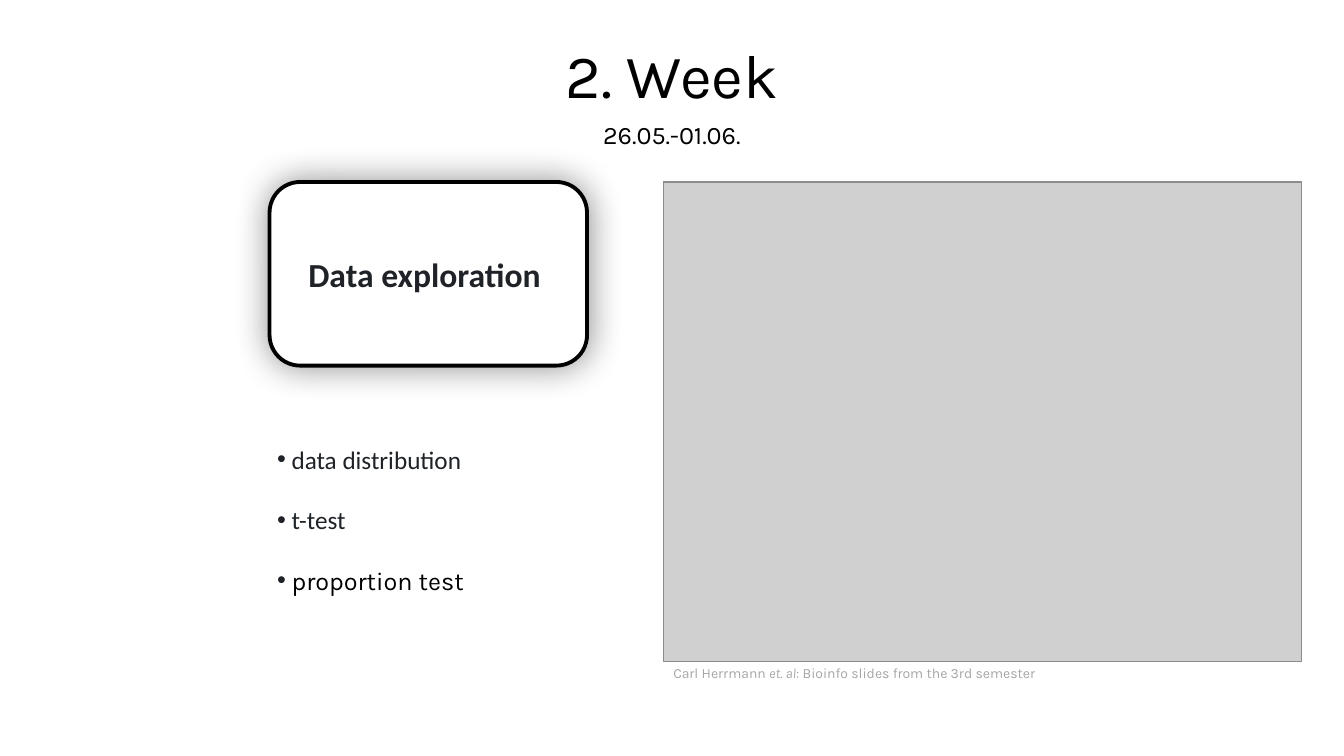
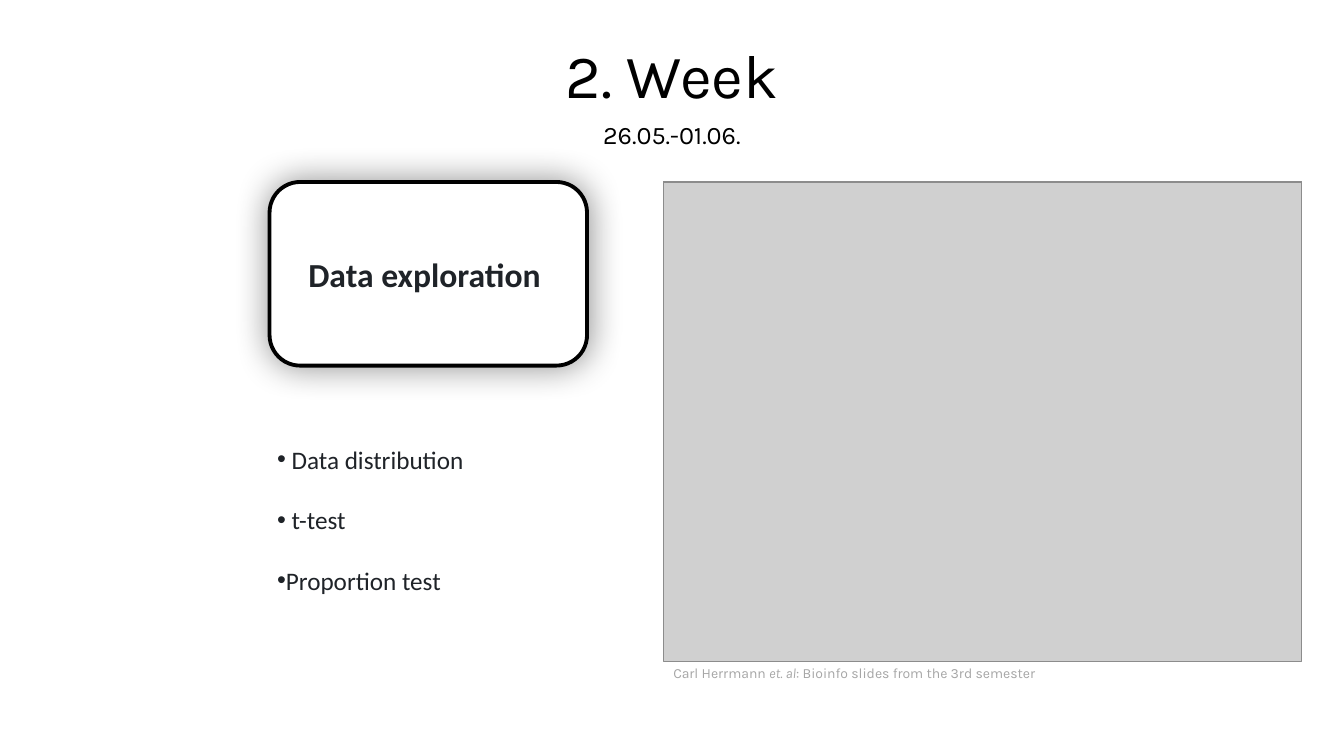
Before and after one commit to MichelaPozzi/2025-topic-03-group-01, a slide deck: slide 8 of Project Proposal.pptx. Drawn at 1344x756 pixels with LibreOffice and Linux fonts; fonts in the diff are those of the drawing; grey boxes stand for pictures. Boxes give left, top, right and bottom in pixels: in the first picture for what was removed or moved away, otherwise in the second. Text is boxed around its words. In the diff, an @@ line names an element or a change of style, - is before the commit and + after.

Commit message:
Corrected Spelling

```diff
--- a/Project Proposal.pptx
+++ b/Project Proposal.pptx
@@ text at box(292, 451, 463, 469): text changed @@
-• data distribution
+• Data distribution
@@ text at box(286, 572, 441, 594): text changed; font Karla to Calibri; text colour #000000 to #1F2328 @@
-• proportion test
+• Proportion test
```
Also in this commit, not shown: 4 other slides changed.
